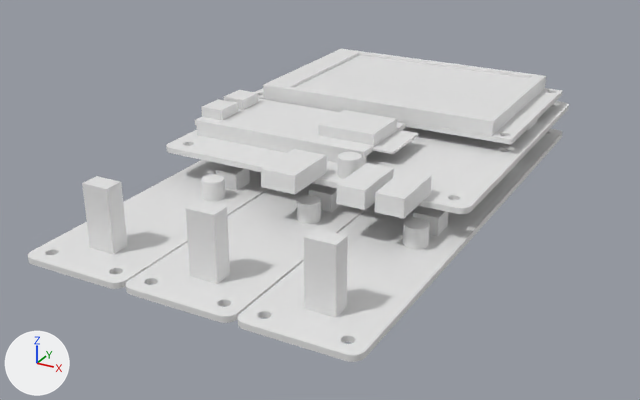
Before and after pictures for a commit that changed the Blender file Hardware/Mobile Case/Mobile Case.blend.
One viewpoint serves both versions: a camera (50 mm lens) standing at (0.112, -0.243, 0.091) and looking at (-0.01, -0.022, -0.019). Arrows for +X, +Y and +Z are at lower left; the lights stay in place.

The first picture shows 'Motherboard', 'Tube Driver'.
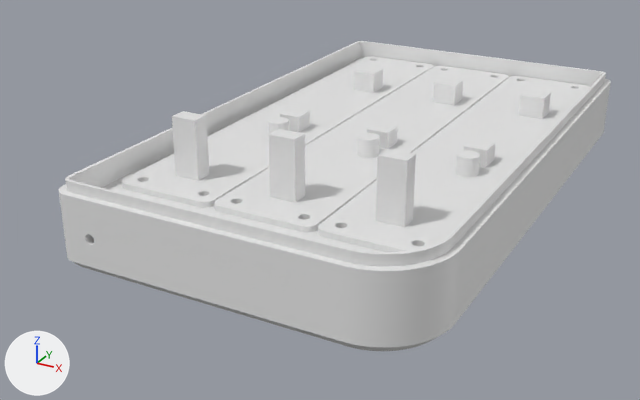
Commit message: Added bottom case shell

Not drawn themselves, but carrying or shaping drawn objects: ob_inner_cutout, ob_outer_cut, ob_bool, ob_through_holes, ob_mounting_bolts, ob_heat_insert, ob_through_holes_x2, ob_tube_hole, ob_hole_bevel, ob_tube_cut, ob_bevel, ob_bolt_head, ob_bolt_head_001, ob_bevel_001, ob_insert_bevel, ob_lanyard_hole.

Boxes [x1, y1, x2, y2] around the edits, measured in the pictures (640 x 400 px):
'Tube Driver', moved
    before: [28, 128, 563, 362]
    after: [122, 56, 590, 252]
'Lower Case', added
    after: [59, 41, 611, 351]
'Motherboard', hidden
    before: [166, 49, 569, 219]

Edits to the bpy script that builds the scene:
```text
Change ob_motherboard:
    ob_motherboard.location: (0.0, 0.0, 0.0) -> (-0.0024, 0.0241, 0.0107)
    add ob_motherboard.hide_set(True)  # its collection is switched off
Change ob_tube_driver:
    ob_tube_driver.location: (-0.031, -0.0288, -0.01) -> (-0.031, 0.0073, -0.0034)
Add ob_lanyard_hole:
    ob_lanyard_hole = bpy.data.objects.new('Lanyard hole', me_torus_003)  # 608 vertices, 578 faces; spans x -0.01..0.0135, y -0.01..0.0135, z -0.0015..0.0015
    ob_lanyard_hole.parent = ob_lower_case
    ob_lanyard_hole.location = (-0.053, -0.0895, -0.0112)
Add ob_lower_case:
    ob_lower_case = bpy.data.objects.new('Lower Case', me_cube_024)  # 492 vertices, 330 faces; spans x -0.053..0.053, y -0.09..0.09, z -0.013..0.013; modifiers BOOLEAN, BOOLEAN, BOOLEAN, BOOLEAN, BOOLEAN, BOOLEAN, BOOLEAN, BOOLEAN
    ob_lower_case.location = (0.0, 0.0, -0.0097)
Add ob_inner_cutout:
    ob_inner_cutout = bpy.data.objects.new('Inner Cutout', me_cube_025)  # 248 vertices, 128 faces; spans x -0.05..0.05, y -0.087..0.087, z -0.028..0.013
    ob_inner_cutout.parent = ob_lower_case
    ob_inner_cutout.location = (0.0, 0.0, 0.00855)
Add ob_through_holes:
    ob_through_holes = bpy.data.objects.new('Through holes', me_cylinder_009)  # 64 vertices, 34 faces; spans x -0.0018..0.0018, y -0.0018..0.0018, z -0.035..0.035; modifiers BOOLEAN, ARRAY, ARRAY
    ob_through_holes.parent = ob_lower_case
    ob_through_holes.location = (-0.0413, 0.081, 0.0)
Add ob_bolt_head:
    ob_bolt_head = bpy.data.objects.new('Bolt Head', me_cylinder_015)  # 64 vertices, 34 faces; spans x -0.0032..0.0032, y -0.0032..0.0032, z -0.0075..0.0075; modifiers BOOLEAN
    ob_bolt_head.parent = ob_through_holes
    ob_bolt_head.location = (-0.0413, 0.081, -0.0167)
Add ob_bevel:
    ob_bevel = bpy.data.objects.new('Bevel', me_cone_001)  # a 32-sided cone pointing to +z spanning x -0.01..0.01, y -0.01..0.01, z -0.005..0.005
    ob_bevel.parent = ob_bolt_head
    ob_bevel.location = (-0.0413, 0.081, -0.0235)
Add ob_mounting_bolts:
    ob_mounting_bolts = bpy.data.objects.new('Mounting bolts', me_cylinder_010)  # 64 vertices, 34 faces; spans x -0.0018..0.0018, y -0.0018..0.0018, z -0.025..0.025; modifiers BOOLEAN, ARRAY, ARRAY, ARRAY
    ob_mounting_bolts.parent = ob_lower_case
    ob_mounting_bolts.location = (-0.0208, 0.081, 0.0055)
Add ob_heat_insert:
    ob_heat_insert = bpy.data.objects.new('Heat Insert', me_cylinder_011)  # 64 vertices, 34 faces; spans x -0.002..0.002, y -0.002..0.002, z -0.01..0.01; modifiers BOOLEAN
    ob_heat_insert.parent = ob_mounting_bolts
    ob_heat_insert.location = (-0.0208, 0.081, -0.0002)
Add ob_insert_bevel:
    ob_insert_bevel = bpy.data.objects.new('Insert Bevel', me_cone_005)  # a 32-sided cone pointing to -z spanning x -0.004..0.004, y -0.004..0.004, z -0.002..0.002
    ob_insert_bevel.parent = ob_heat_insert
    ob_insert_bevel.location = (-0.0208, 0.081, -0.00465)
Add ob_tube_cut:
    ob_tube_cut = bpy.data.objects.new('Tube Cut', me_cube_030)  # 204 vertices, 138 faces; spans x -0.0075..0.0075, y -0.0495..0.0495, z -0.0075..0.0075; modifiers ARRAY
    ob_tube_cut.parent = ob_lower_case
    ob_tube_cut.location = (-0.0387, 0.00726, -0.013)
Add ob_outer_cut:
    ob_outer_cut = bpy.data.objects.new('Outer Cut', me_cube_026)  # a box spanning x -0.058..0.058, y -0.095..0.095, z -0.025..0.025; modifiers BOOLEAN
    ob_outer_cut.parent = ob_lower_case
    ob_outer_cut.location = (0.0, 0.0, 0.025)
Add ob_bool:
    ob_bool = bpy.data.objects.new('Bool', me_cube_027)  # 232 vertices, 118 faces; spans x -0.051..0.051, y -0.088..0.088, z -0.05..0.05
    ob_bool.parent = ob_outer_cut
    ob_bool.location = (0.0, 0.0, 0.0)
Add ob_tube_hole:
    ob_tube_hole = bpy.data.objects.new('Tube Hole', me_cylinder_013)  # 64 vertices, 34 faces; spans x -0.002..0.002, y -0.002..0.002, z -0.01..0.01; modifiers BOOLEAN, ARRAY, ARRAY, ARRAY
    ob_tube_hole.parent = ob_lower_case
    ob_tube_hole.location = (-0.0423, -0.0382, -0.019)
Add ob_hole_bevel:
    ob_hole_bevel = bpy.data.objects.new('Hole Bevel', me_cone_001.copy())
    ob_hole_bevel.parent = ob_tube_hole
    ob_hole_bevel.location = (0.0, 0.0, -0.025)
Add ob_through_holes_x2:
    ob_through_holes_x2 = bpy.data.objects.new('Through holes x2', me_cylinder_012)  # 64 vertices, 34 faces; spans x -0.0018..0.0018, y -0.0018..0.0018, z -0.05..0.05; modifiers BOOLEAN, ARRAY
    ob_through_holes_x2.parent = ob_lower_case
    ob_through_holes_x2.location = (-0.018, -0.08, 0.0)
Add ob_bolt_head_001:
    ob_bolt_head_001 = bpy.data.objects.new('Bolt Head.001', me_cylinder_015.copy())  # modifiers BOOLEAN
    ob_bolt_head_001.parent = ob_through_holes_x2
    ob_bolt_head_001.location = (-0.018, -0.08, -0.0167)
Add ob_bevel_001:
    ob_bevel_001 = bpy.data.objects.new('Bevel.001', me_cone_001.copy())
    ob_bevel_001.parent = ob_bolt_head_001
    ob_bevel_001.location = (-0.0413, 0.081, -0.0235)
```
